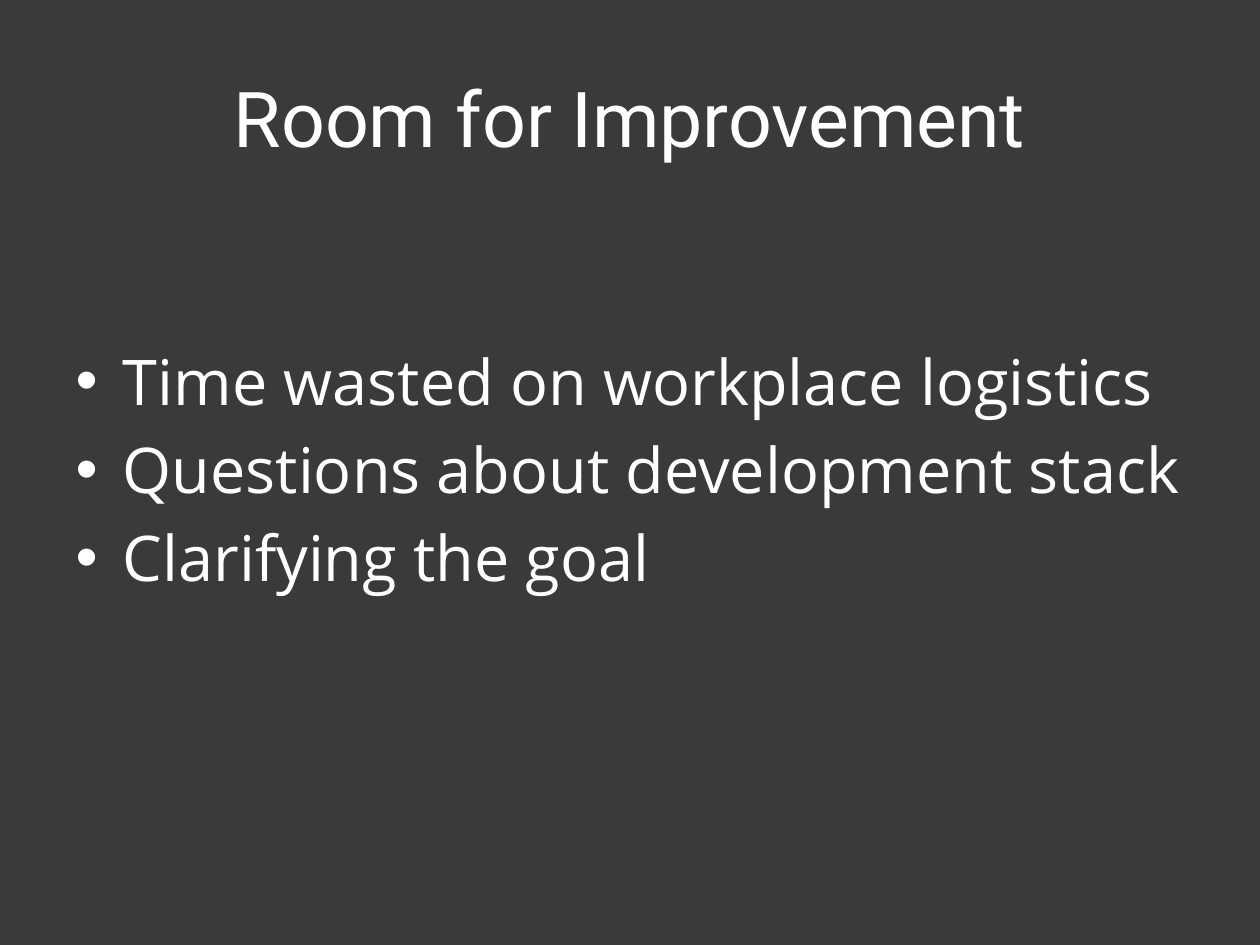
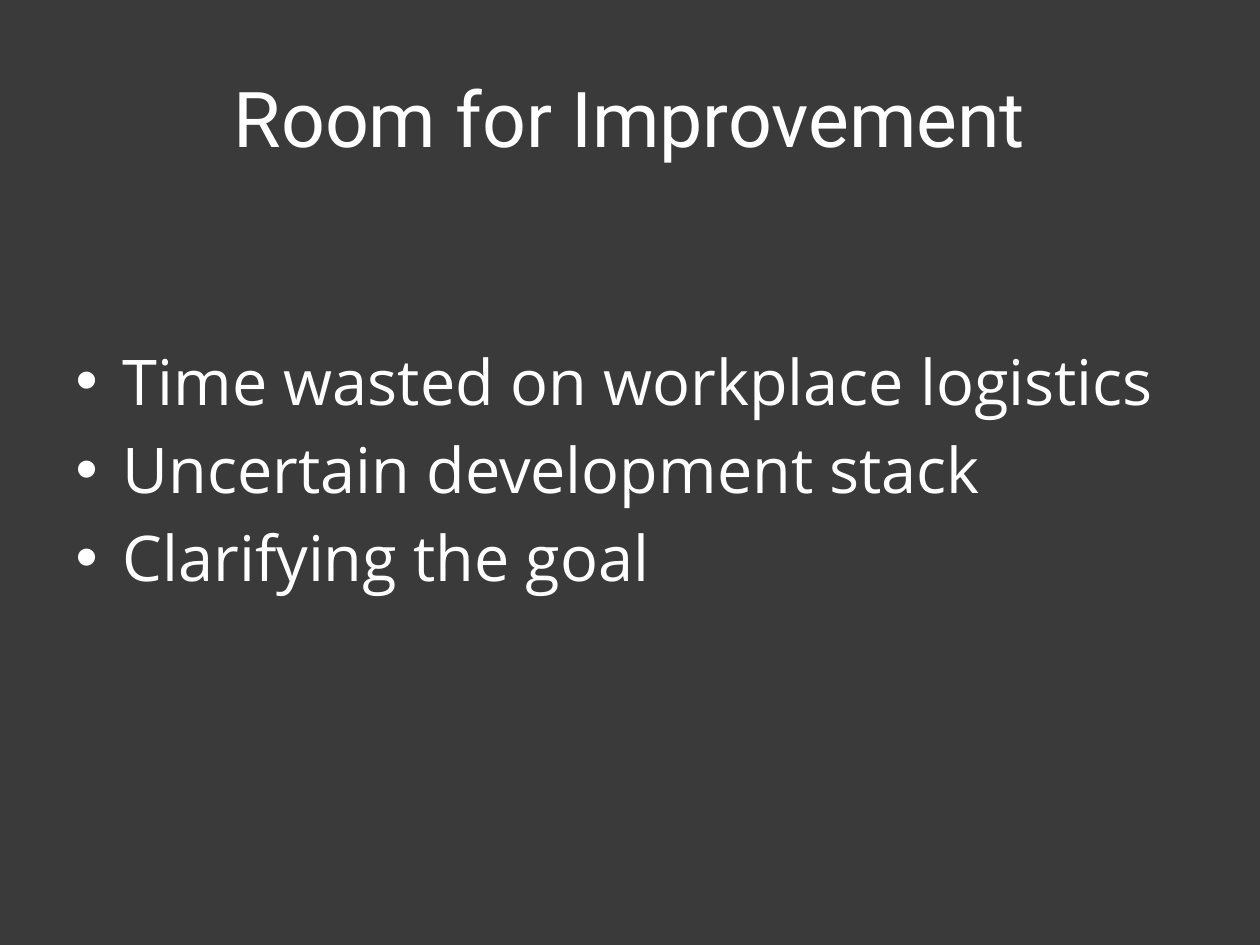
Before and after one commit to patik/code-sprint, a slide deck: slide 13 of code-sprint.pptx. Drawn at 1260x945 pixels with LibreOffice and Linux fonts; fonts in the diff are those of the drawing. Boxes give left, top, right and bottom in pixels: in the first picture for what was removed or moved away, otherwise in the second. Text is boxed around its words. In the diff, an @@ line names an element or a change of style, - is before the commit and + after.

```diff
--- a/code-sprint.pptx
+++ b/code-sprint.pptx
@@ text at box(123, 445, 980, 508): text changed @@
-• Questions about development stack
+• Uncertain development stack
```
Also in this commit, not shown: 11 other slides changed, 1 other file.
